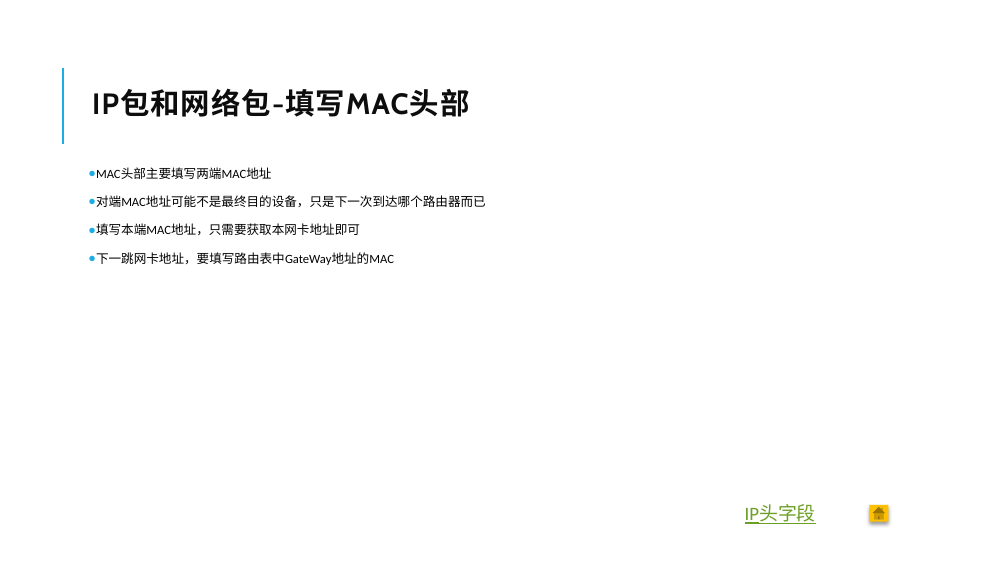
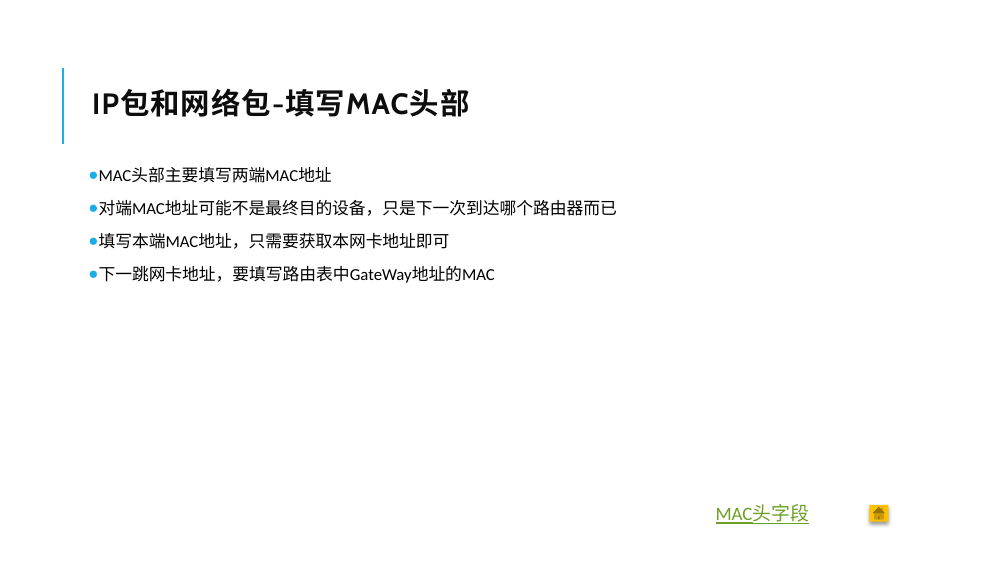
Before and after one commit to sleepingWhiteFish/CAGST, a slide deck: slide 43 of 网络是怎样连接的.pptx. Drawn at 1008x567 pixels with LibreOffice and Linux fonts; fonts in the diff are those of the drawing. Boxes give left, top, right and bottom in pixels: in the first picture for what was removed or moved away, otherwise in the second. Text is boxed around its words. In the diff, an @@ line names an element or a change of style, - is before the commit and + after.

```diff
--- a/网络是怎样连接的.pptx
+++ b/网络是怎样连接的.pptx
@@ text "MAC头部主要填写两端MAC地址" at bbox=[99, 168, 617, 283]: size 12 to 16 pt @@
@@ text at bbox=[716, 505, 810, 524]: text changed @@
-IP头字段
+MAC头字段
```
Also in this commit, not shown: 21 other slides changed, 6 slides added, 11 slides removed.
